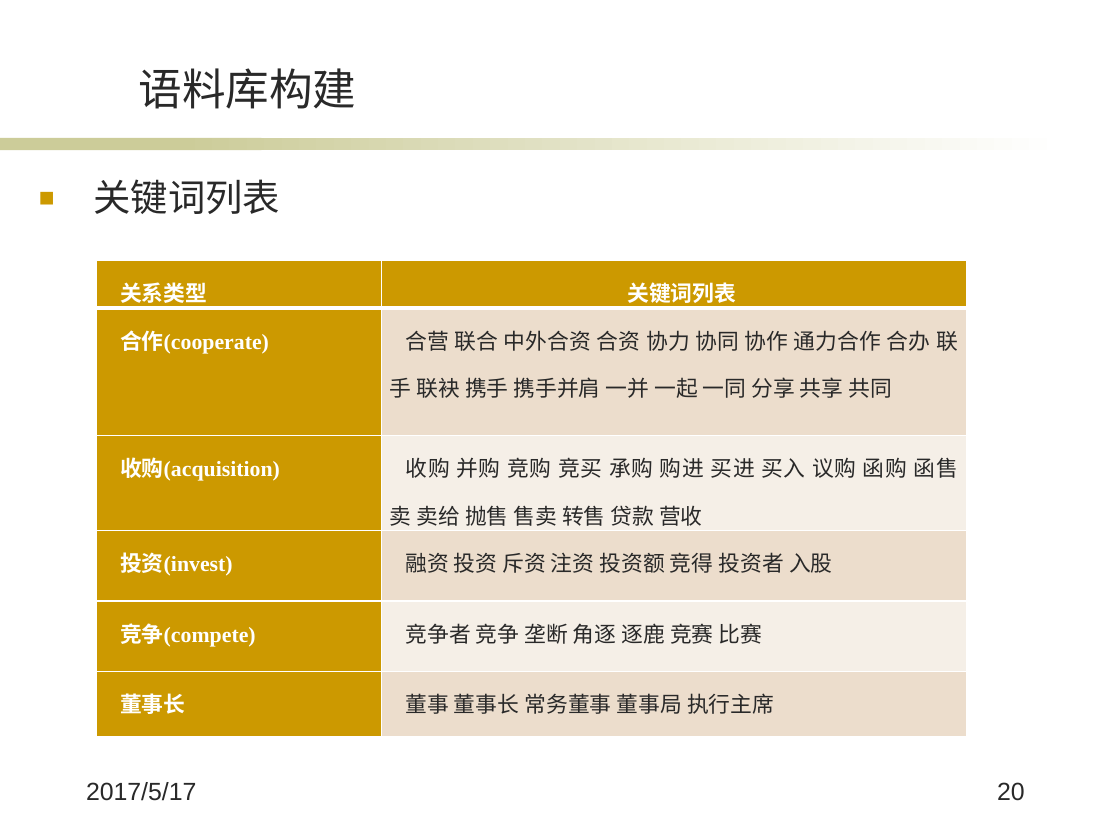
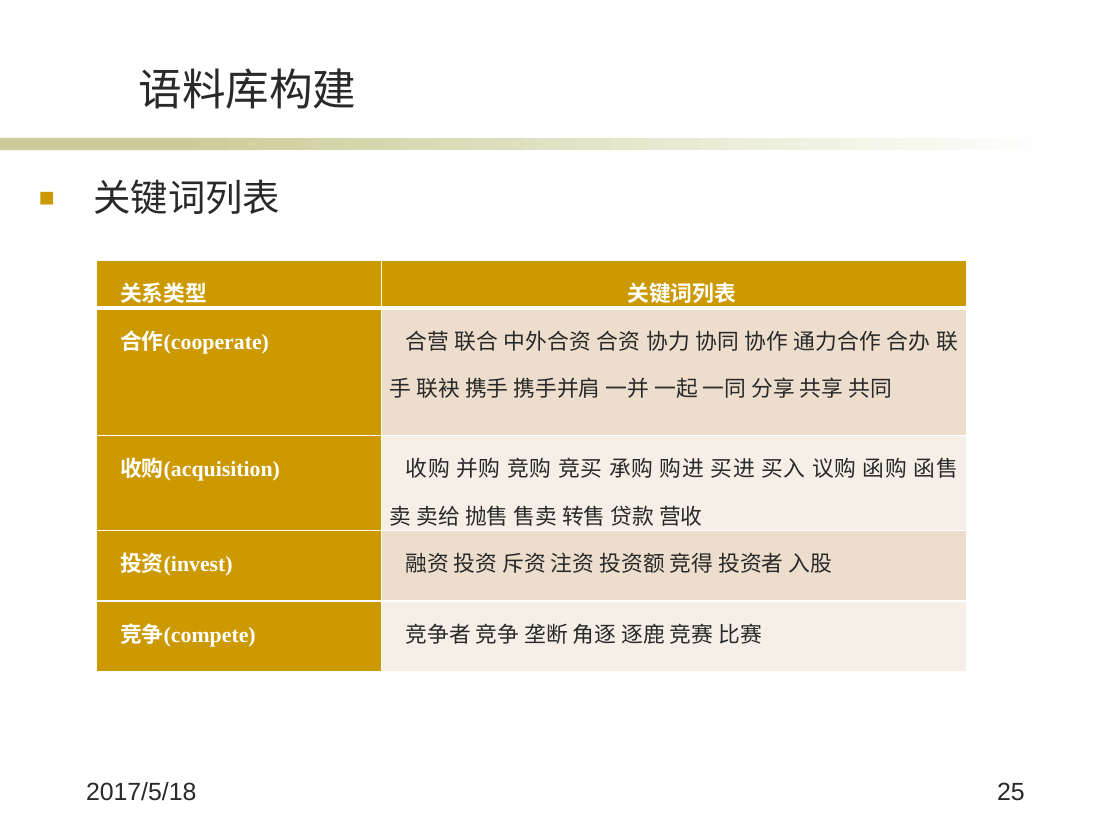
Before and after one commit to wqpod2g/paper, a slide deck: slide 25 of 毕业答辩ppt.pptx (slide 20 before the commit). Drawn at 1120x840 pixels with LibreOffice and Linux fonts; fonts in the diff are those of the drawing; background and template pictures are left out. Boxes give left, top, right and bottom in pixels: in the first picture for what was removed or moved away, otherwise in the second. Text is boxed around its words. In the diff, an @@ line names an element or a change of style, - is before the commit and + after.

```diff
--- a/毕业答辩ppt.pptx
+++ b/毕业答辩ppt.pptx
@@ table at bbox=[96, 260, 968, 660] @@
-row 6: 董事长 | 董事 董事长 常务董事 董事局 执行主席
@@ text at bbox=[86, 782, 196, 801]: text changed @@
-2017/5/17
+2017/5/18
@@ page number at bbox=[997, 782, 1025, 801]: text changed @@
-20
+25
```
Also in this commit, not shown: 18 other slides changed, 5 slides added, 1 other file.
